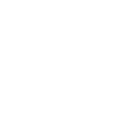
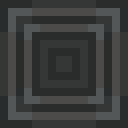
Revision of a layered 128 x 128 image; what changed, layer by layer:
hid group "pylon" (21 layers) over bbox(0, 0, 128, 128)
showed "back_panel.4pin" over bbox(32, 32, 96, 96)
showed group "side.panel.bus2" (1 layers) over bbox(32, 32, 96, 96)
showed "side.panel.plate" over bbox(24, 24, 104, 104)
showed "base" over bbox(0, 0, 128, 128)
